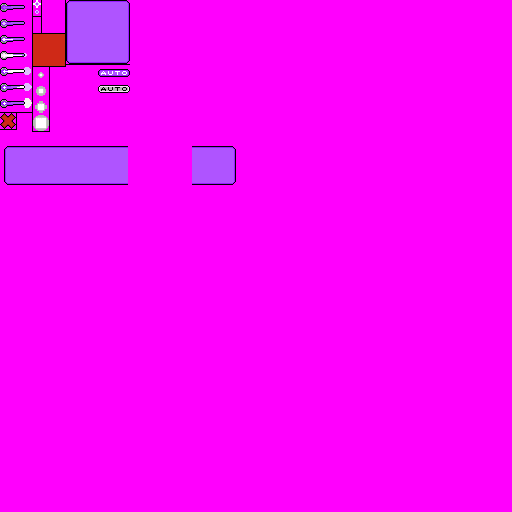
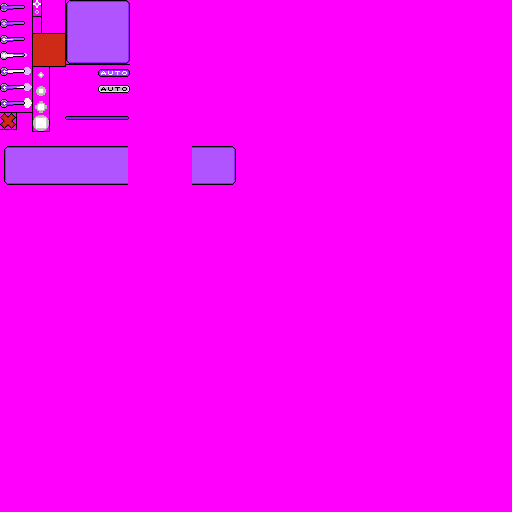
Layer changes from the first 512px x 512px image to the second:
added layer "progress" above "autofire" over box(65, 116, 129, 120)
